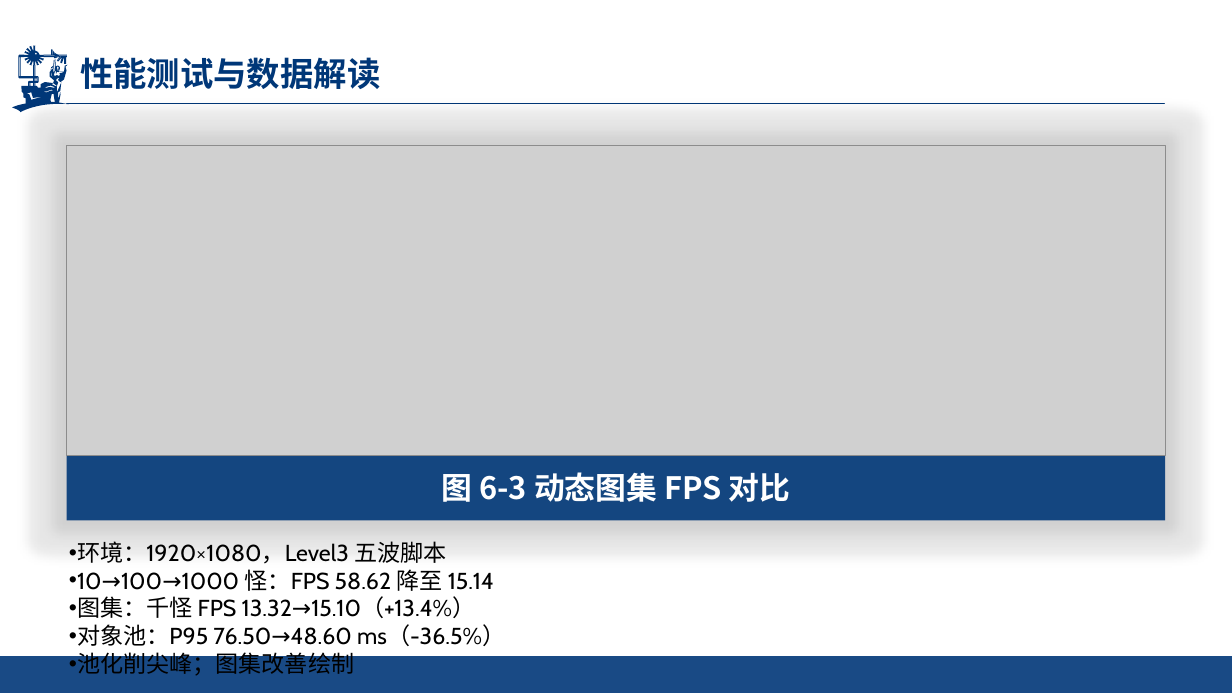
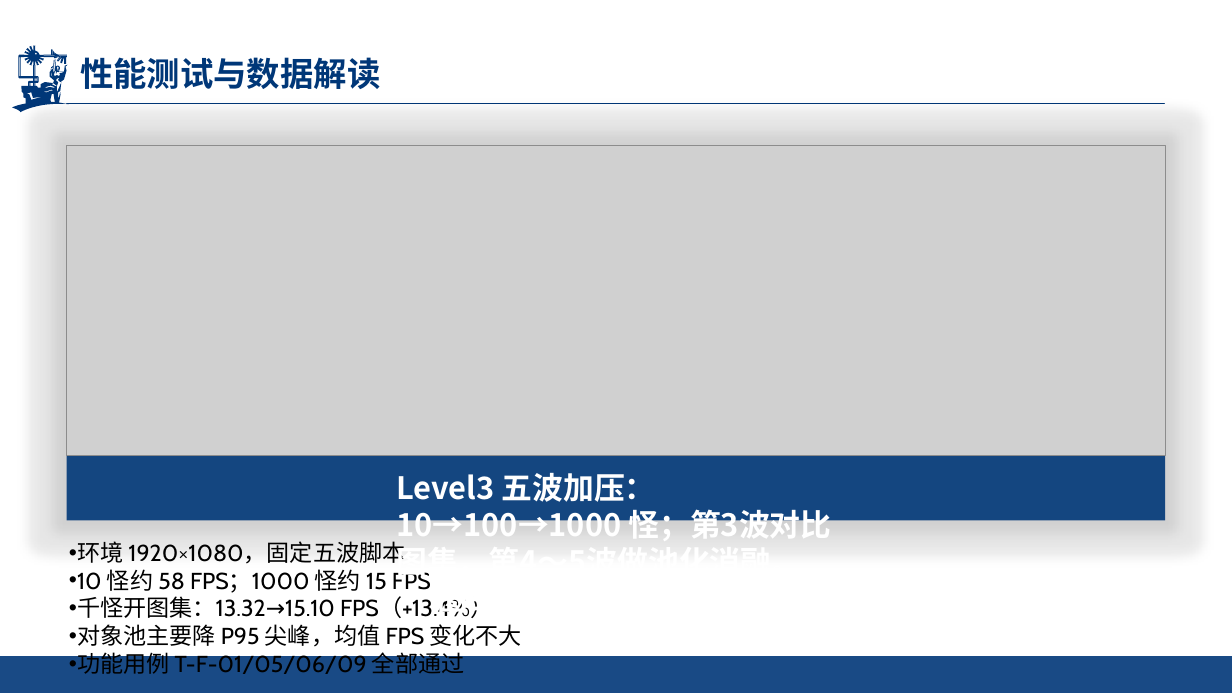
Before and after one commit to kir123456-1q/Survivor-And-Fight, a slide deck: slide 15 of SurvivorAndFight/SurvivorAndFight-毕业答辩PPT.pptx (slide 13 before the commit). Drawn at 1232x693 pixels with LibreOffice and Linux fonts; fonts in the diff are those of the drawing; grey boxes stand for pictures; background and template pictures are left out. Boxes give left, top, right and bottom in pixels: in the first picture for what was removed or moved away, otherwise in the second. Text is boxed around its words. In the diff, an @@ line names an element or a change of style, - is before the commit and + after.

```diff
--- a/SurvivorAndFight/SurvivorAndFight-毕业答辩PPT.pptx
+++ b/SurvivorAndFight/SurvivorAndFight-毕业答辩PPT.pptx
@@ text at bbox=[386, 472, 831, 645]: text changed @@
-图 6-3 动态图集 FPS 对比
+Level3 五波加压：10→100→1000 怪；第3波对比图集，第4～5波做池化消融。
+图9 Level3 五波平均 FPS
@@ text at bbox=[77, 541, 522, 674]: text changed @@
-• 环境：1920×1080，Level3 五波脚本
-• 10→100→1000 怪：FPS 58.62 降至 15.14
-• 图集：千怪 FPS 13.32→15.10（+13.4%）
-• 对象池：P95 76.50→48.60 ms（-36.5%）
-• 池化削尖峰；图集改善绘制
+• 环境 1920×1080，固定五波脚本
+• 10 怪约 58 FPS；1000 怪约 15 FPS
+• 千怪开图集：13.32→15.10 FPS（+13.4%）
+• 对象池主要降 P95 尖峰，均值 FPS 变化不大
+• 功能用例 T-F-01/05/06/09 全部通过
```
Also in this commit, not shown: 9 other slides changed, 6 slides added, 4 slides removed, 17 other files.
